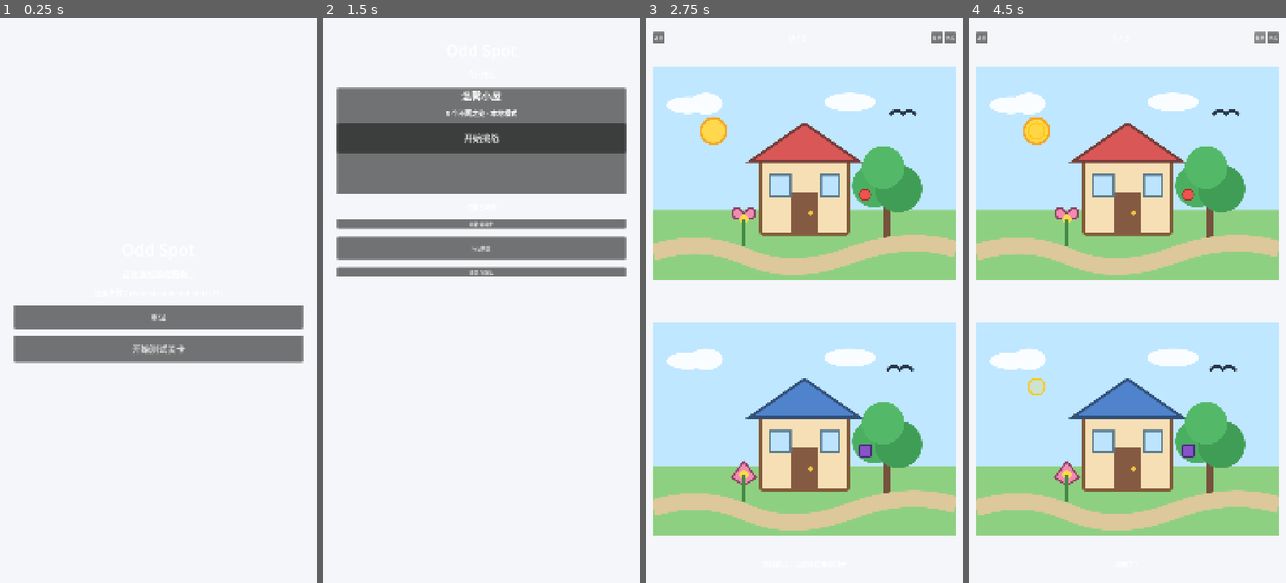
Above: before the commit, frames 1-4 (left to right).
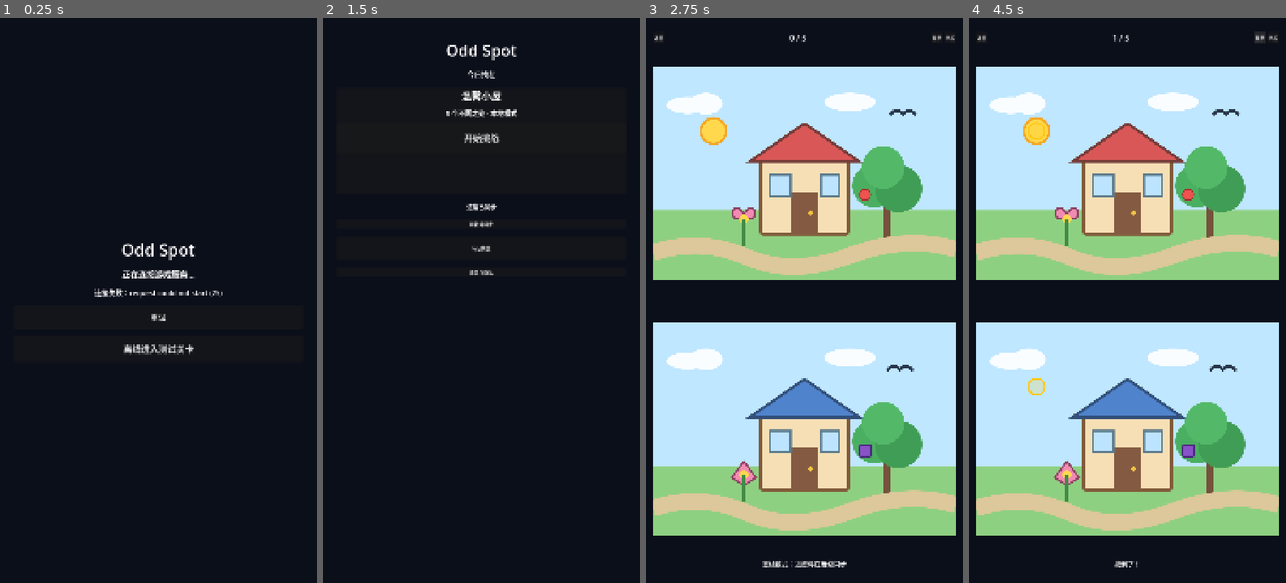
Above: after the commit, the same moments.

Repository: TheMGame/game-odd-spot
Game: Godot game, scene res://scenes/bootstrap/bootstrap.tscn
The game is run twice, just before and just after one commit, with the same random seed, the same clock (stepped at 60 frames per second) and the same inputs.
Inputs:
- Up to frame 1 (0.25 s): no input
- Up to frame 2 (1.5 s): click "重试" at 0.5 s; click "开始测试关卡" (after the commit: "离线进入测试关卡") at 1.25 s
- Up to frame 3 (2.75 s): click "开始挑战" at 2 s
- Up to frame 4 (4.5 s): click "返回" at 2.75 s; click "开始挑战" at 3.5 s; click "提示" at 4.25 s

The runs differ from the first frame. In frame 1, 100% of the frame differs, in the area x 0-100%, y 0-100%; in frame 2, 100%; in frame 3, 28%; in frame 4, 28%.

Commit message:
feat: 完成基本功能

Diff:
--- a/client/project.godot
+++ b/client/project.godot
@@ -7,6 +7,10 @@
 ;   param=value ; assign values to parameters
 
 config_version=5
+
+[accessibility]
+
+general/accessibility_support=true
 
 [application]
 
@@ -33,12 +37,8 @@
 window/size/window_height_override=960
 window/stretch/mode="canvas_items"
 
-[accessibility]
-
-general/accessibility_support=true
-
 [rendering]
 
 renderer/rendering_method="gl_compatibility"
 renderer/rendering_method.mobile="gl_compatibility"
-environment/defaults/default_clear_color=Color(0.956863, 0.964706, 0.976471, 1)
+environment/defaults/default_clear_color=Color(0.0431373, 0.0588235, 0.101961, 1)
--- a/client/scenes/bootstrap/bootstrap.gd
+++ b/client/scenes/bootstrap/bootstrap.gd
@@ -8,11 +8,14 @@
 func _ready() -> void:
 	retry_button.pressed.connect(_bootstrap)
 	start_button.pressed.connect(func(): get_tree().change_scene_to_file("res://scenes/home/home.tscn"))
+	start_button.visible = true
 	_bootstrap()
 
 
 func _bootstrap() -> void:
 	retry_button.visible = false
+	start_button.visible = true
+	start_button.text = "离线进入测试关卡"
 	status_label.text = "正在创建会话…"
 	var session_result := await ApiClient.ensure_session()
 	if not session_result.ok:
@@ -31,6 +34,7 @@
 	Analytics.track("bootstrap_result", {"success": true, "market": data.get("market", "global"), "config_version": data.get("config_version", 0)})
 	Analytics.flush()
 	start_button.visible = true
+	start_button.text = "开始游戏"
 
 
 func _show_error(message: String) -> void:
@@ -38,3 +42,4 @@
 	retry_button.visible = true
 	# P0 支持本地测试关卡，即使服务不可用也允许进入。
 	start_button.visible = true
+	start_button.text = "离线进入测试关卡"
--- a/client/scenes/bootstrap/bootstrap.tscn
+++ b/client/scenes/bootstrap/bootstrap.tscn
@@ -56,8 +56,7 @@
 text = "重试"
 
 [node name="Start" type="Button" parent="SafeArea/Content"]
-visible = false
 layout_mode = 2
 custom_minimum_size = Vector2(0, 90)
 theme_override_font_sizes/font_size = 30
-text = "开始测试关卡"
+text = "离线进入测试关卡"
--- a/client/scripts/api/api_client.gd
+++ b/client/scripts/api/api_client.gd
@@ -1,6 +1,7 @@
 extends Node
 
 const DEFAULT_BASE_URL := "http://127.0.0.1:8080"
+const REQUEST_TIMEOUT_SECONDS := 2.0
 
 var base_url := DEFAULT_BASE_URL
 
@@ -128,6 +129,7 @@
 
 func _request_json(method: HTTPClient.Method, path: String, body: Dictionary, authenticated: bool, allow_refresh := false, idempotency_key := "") -> Dictionary:
 	var request := HTTPRequest.new()
+	request.timeout = REQUEST_TIMEOUT_SECONDS
 	add_child(request)
 	var headers := PackedStringArray(["Accept: application/json"])
 	var encoded_body := ""
--- a/client/tests/run_smoke.gd
+++ b/client/tests/run_smoke.gd
@@ -28,6 +28,10 @@
 	if instance == null:
 		failures.append("Could not instantiate scene: %s" % path)
 		return
+	if path == "res://scenes/bootstrap/bootstrap.tscn":
+		var offline_button := instance.get_node_or_null("SafeArea/Content/Start") as Button
+		if offline_button == null or not offline_button.visible:
+			failures.append("Offline start button must be visible immediately")
 	instance.free()
 
 
Not shown, changed: .gitignore
Not shown, changed: docs/ai_spot_difference_solution/deploy/README.md
Not shown, changed: docs/ai_spot_difference_solution/deploy/deploy-release.sh
Not shown, changed: docs/ai_spot_difference_solution/deploy/install-first-time.sh
Not shown, changed: docs/ai_spot_difference_solution/deploy/oddspot-api.service
Not shown, changed: docs/ai_spot_difference_solution/deploy/oddspot-worker.service
Not shown, added: scripts/run-linux.sh
Not shown, added: scripts/run-windows.ps1
Not shown, changed: server/README.md
Not shown, added: server/configs/linux.env.example
Not shown, added: server/configs/windows.env.example
